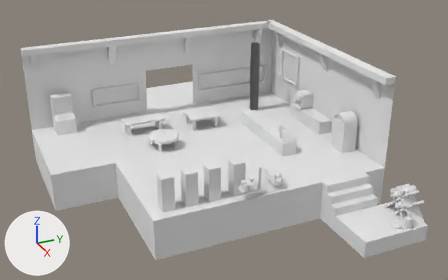
The Blender file raw_assets/3D/honest_jam.blend: old version first, new version second.
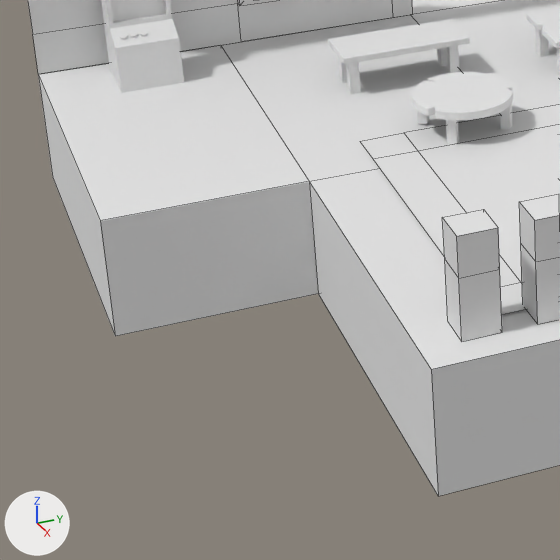
There are two pictures of each version: one whole from a camera (50 mm lens) standing at (84.4, -46.3, 35.1) and looking at (16.8, -15.8, 1.3), one close up on the part from 4% to 43% of the width and 38% to 100% of the height. Lighting does not change. The marker at lower left points along +X, +Y and +Z. The close-ups show mesh edges as thin lines.

Names of what the first close-up shows: 'Arcade', 'Carpet', 'Customer_1', 'Customer_2', 'Floor', 'LongTable', 'RoundTable', 'Table', 'Walls'.
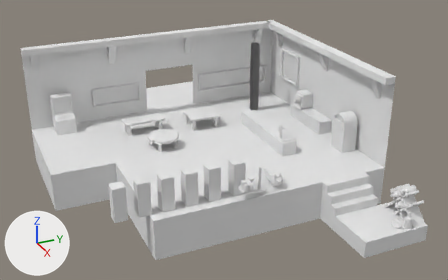
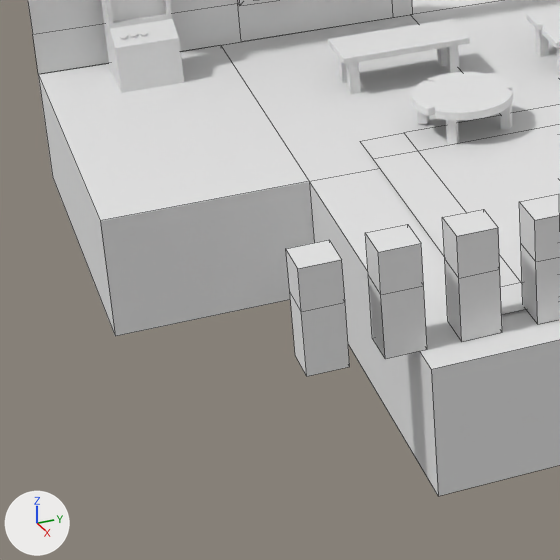
What changed in the scene script:
```text
Add me_cube_021:
    me_cube_021.from_pydata([(0.72, -0.72, 0.01), (0.72, -0.72, 2.43), (-0.72, -0.72, 0.01), (-0.72, -0.72, 2.43), (0.72, 0.72, 0.01), (0.72, 0.72, 2.43), (-0.72, 0.72, 0.01), (-0.72, 0.72, 2.43), (0.72, -0.72, 4.0), (-0.72, -0.72, 4.0), (-0.72, 0.72, 4.0), (0.72, 0.72, 4.0)], [], [(0, 1, 3, 2), (2, 3, 7, 6), (6, 7, 5, 4), (4, 5, 1, 0), (2, 6, 4, 0), (5, 7, 10, 11), (10, 9, 8, 11), (3, 1, 8, 9), (1, 5, 11, 8), (7, 3, 9, 10)])
    me_cube_021.materials.append(mat_palette)  # its picture is missing
Add me_cube_019:
    me_cube_019.from_pydata([(0.72, -0.72, 0.01), (0.72, -0.72, 2.43), (-0.72, -0.72, 0.01), (-0.72, -0.72, 2.43), (0.72, 0.72, 0.01), (0.72, 0.72, 2.43), (-0.72, 0.72, 0.01), (-0.72, 0.72, 2.43), (0.72, -0.72, 4.0), (-0.72, -0.72, 4.0), (-0.72, 0.72, 4.0), (0.72, 0.72, 4.0)], [], [(0, 1, 3, 2), (2, 3, 7, 6), (6, 7, 5, 4), (4, 5, 1, 0), (2, 6, 4, 0), (5, 7, 10, 11), (10, 9, 8, 11), (3, 1, 8, 9), (1, 5, 11, 8), (7, 3, 9, 10)])
    me_cube_019.materials.append(mat_palette)  # its picture is missing
Add ob_customer_4:
    ob_customer_4 = bpy.data.objects.new('Customer_4', me_cube_021)
    ob_customer_4.location = (28.05, -33.11, 0.0)
Add ob_customer_3:
    ob_customer_3 = bpy.data.objects.new('Customer_3', me_cube_019)
    ob_customer_3.location = (28.05, -30.46, 0.0)
```

Pixel boxes (x1, y1, x2, y2) of what changed, in the close-ups (560 x 560 px):
'Customer_4', added
    after: (286, 240, 350, 376)
'Customer_3', added
    after: (365, 224, 427, 359)
